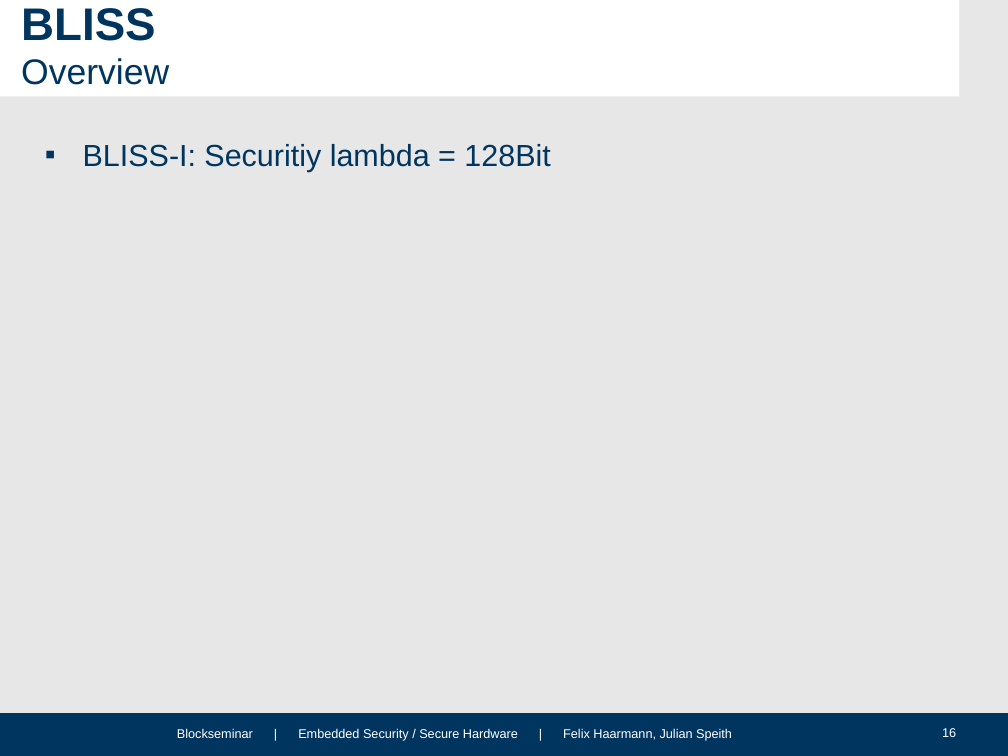
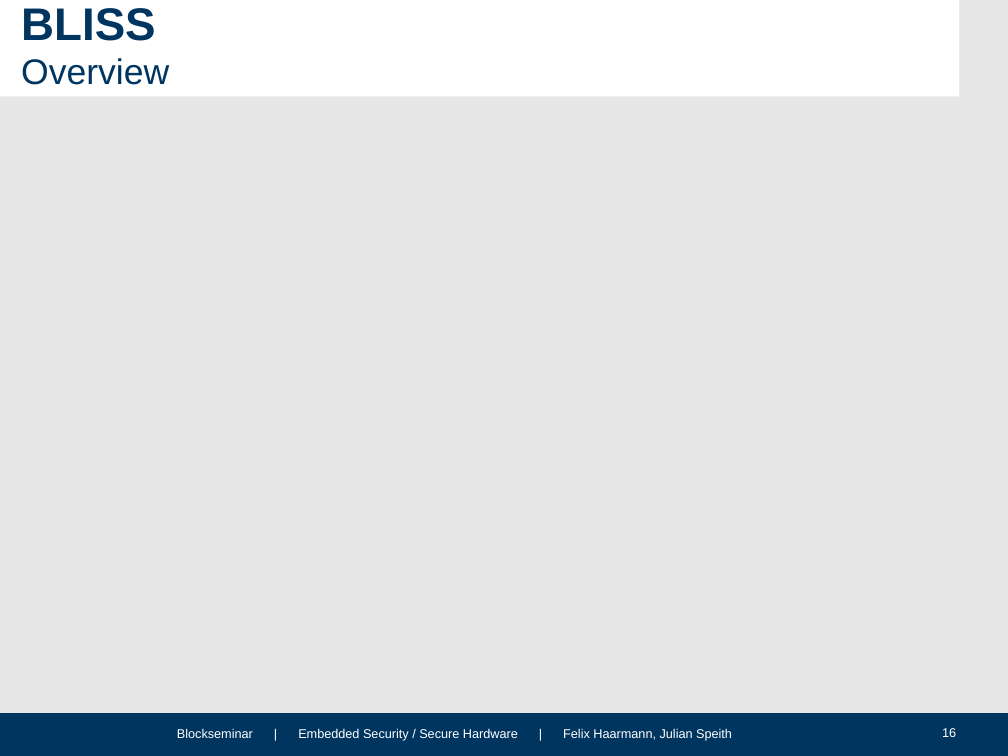
Before and after one commit to HFelixA/emsecseminar, a slide deck: slide 16 of presentation/Julian.pptx. Drawn at 1008x756 pixels with LibreOffice and Linux fonts; fonts in the diff are those of the drawing; grey boxes stand for pictures; background and template pictures are left out. Boxes give left, top, right and bottom in pixels: in the first picture for what was removed or moved away, otherwise in the second. Text is boxed around its words. In the diff, an @@ line names an element or a change of style, - is before the commit and + after.

```diff
--- a/presentation/Julian.pptx
+++ b/presentation/Julian.pptx
@@ text removed at box(83, 144, 550, 171) @@
-▪ BLISS-I: Securitiy lambda = 128Bit
```
Also in this commit, not shown: 5 other slides changed, 1 other file.
